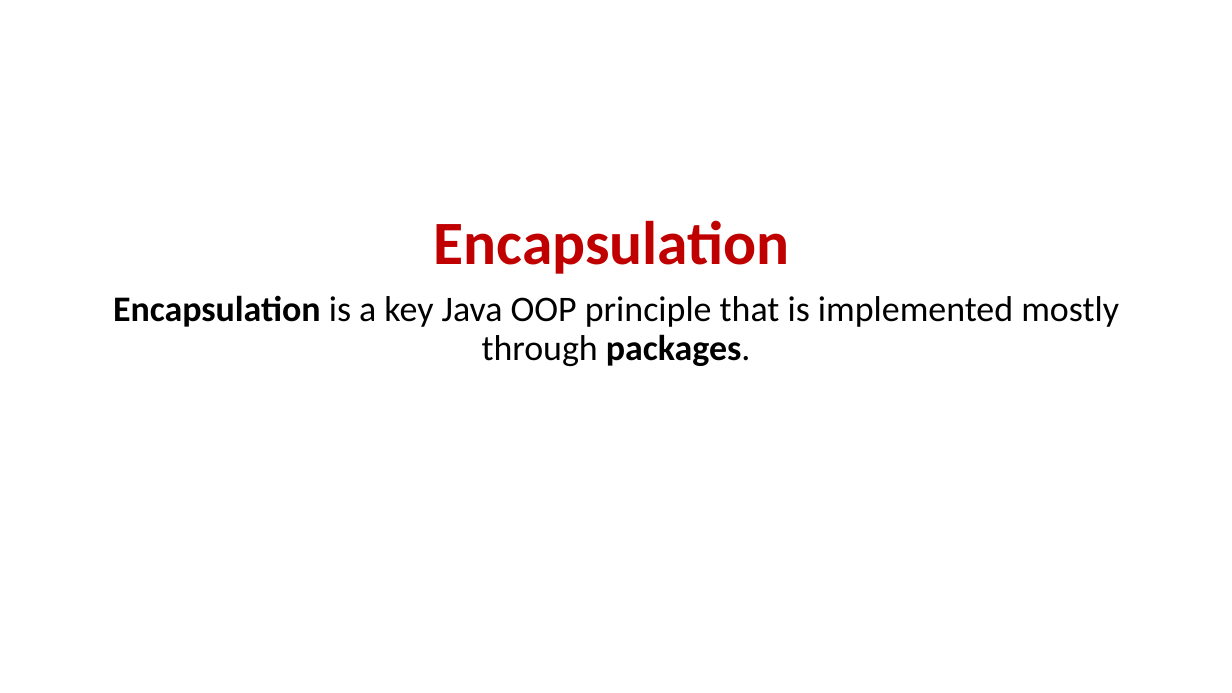
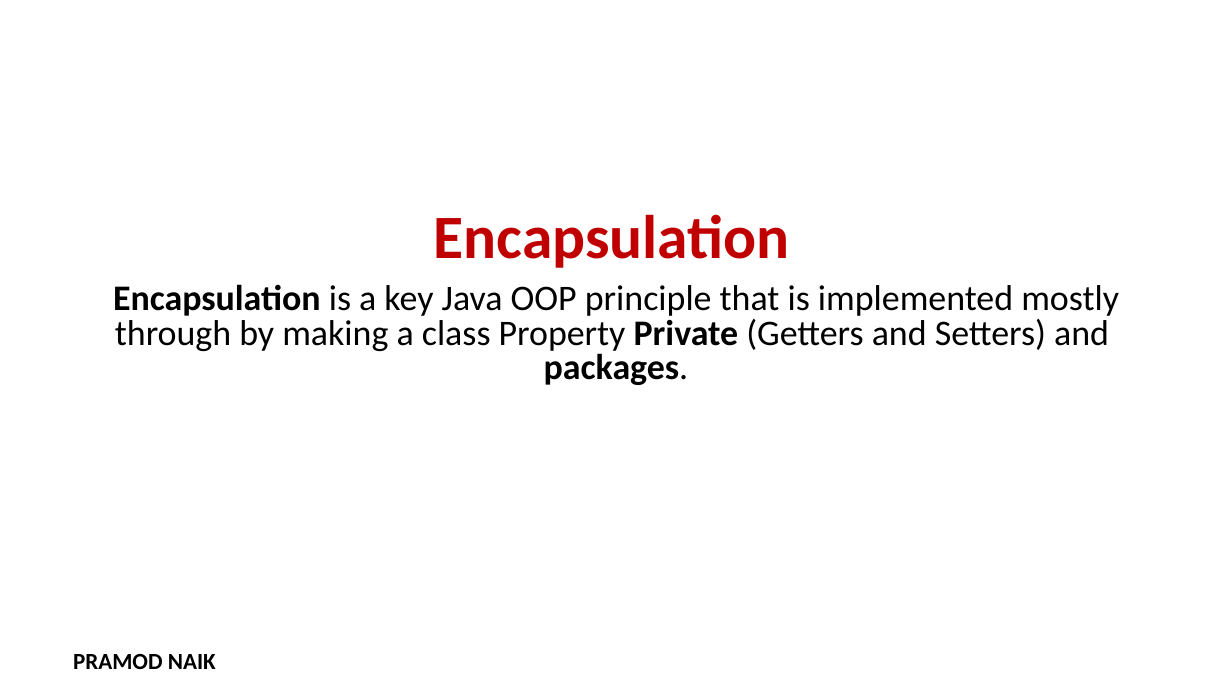
Before and after one commit to PRAMOD-VISHNU-NAIK/MCA-2nd-Sem-Shridevi-College, a slide deck: slide 17 of Theory Class-Notes/Complete Syllabus and Notes/PPT/Module-3 Interfaces and Packages.pptx (slide 18 before the commit). Drawn at 1232x693 pixels with LibreOffice and Linux fonts; fonts in the diff are those of the drawing; background and template pictures are left out. Boxes give left, top, right and bottom in pixels: in the first picture for what was removed or moved away, otherwise in the second. Text is boxed around its words. In the diff, an @@ line names an element or a change of style, - is before the commit and + after.

```diff
--- a/Theory Class-Notes/Complete Syllabus and Notes/PPT/Module-3 Interfaces and Packages.pptx
+++ b/Theory Class-Notes/Complete Syllabus and Notes/PPT/Module-3 Interfaces and Packages.pptx
@@ text at [434,214,790,268]: line spacing 0.9 to 0.8 @@
@@ text at [113,284,1119,385]: text changed @@
-Encapsulation is a key Java OOP principle that is implemented mostly through packages.
+Encapsulation is a key Java OOP principle that is implemented mostly through by making a class Property Private (Getters and Setters) and packages.
@@ text added at [73,654,216,669], 18 pt, text #000000, bold @@
+PRAMOD NAIK
```
Also in this commit, not shown: 26 other slides changed, 1 slide added, 3 slides removed, 39 other files.
